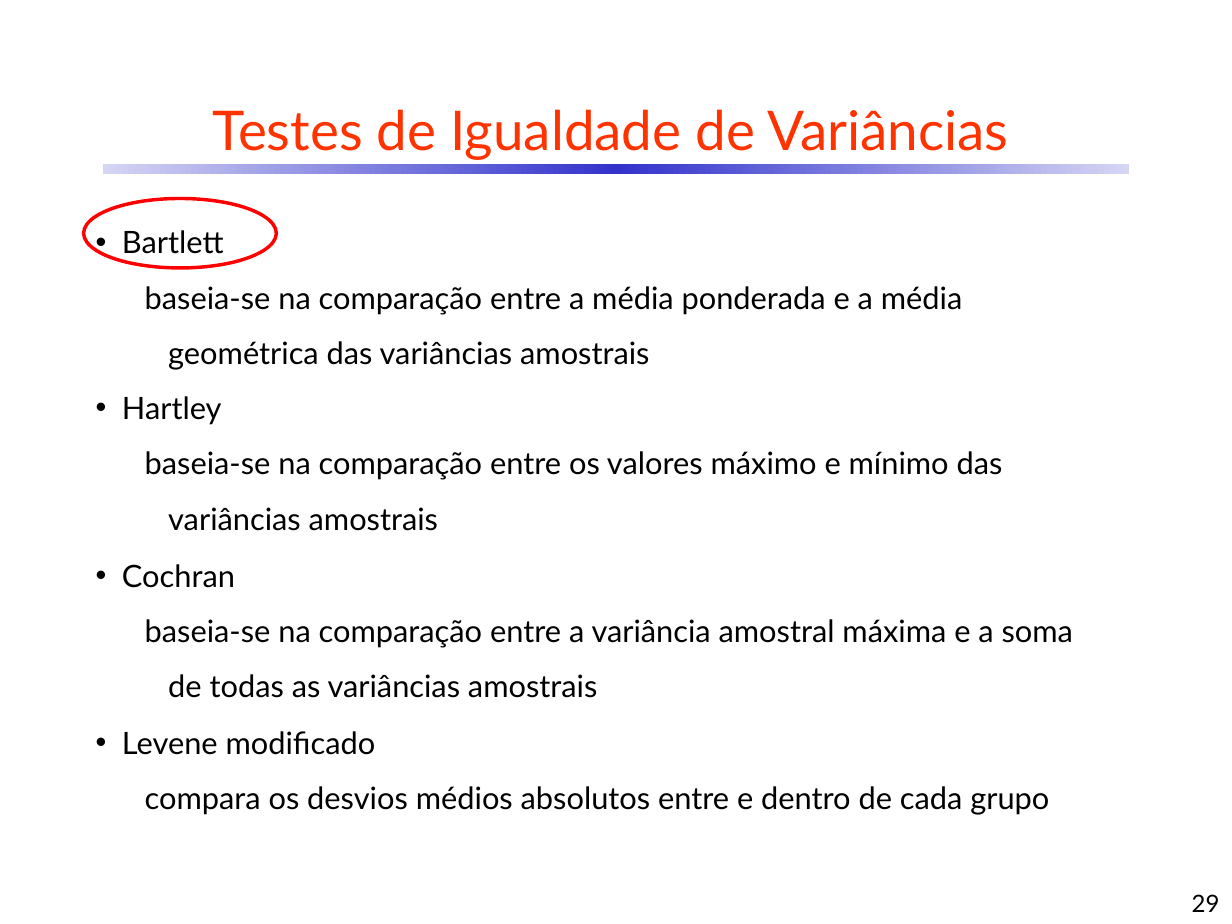
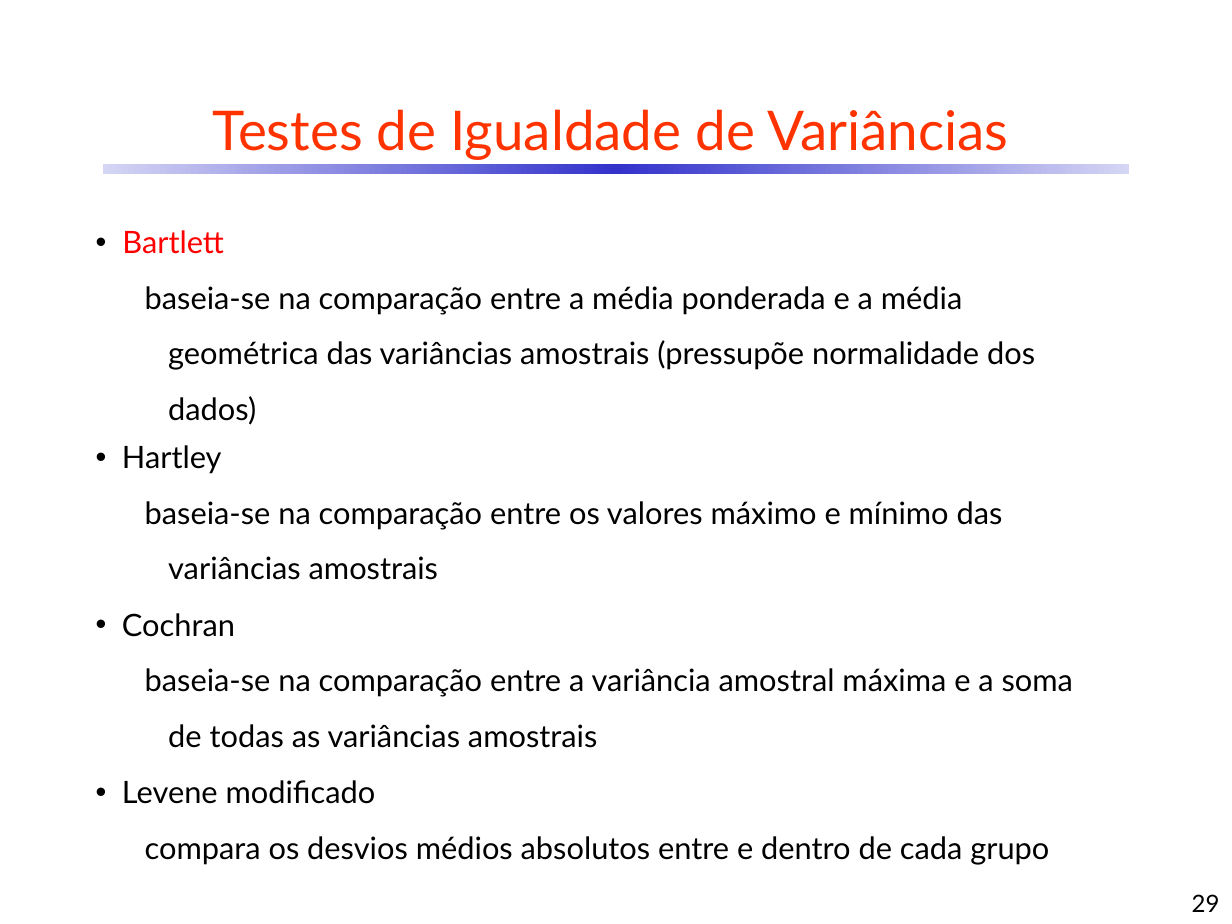
Before and after one commit to CDRenno/Estatistica, a slide deck: slide 29 of ppt/09ANOVA.pptx. Drawn at 1232x924 pixels with LibreOffice and Linux fonts; fonts in the diff are those of the drawing. Boxes give left, top, right and bottom in pixels: in the first picture for what was removed or moved away, otherwise in the second. Text is boxed around its words. In the diff, an @@ line names an element or a change of style, - is before the commit and + after.

```diff
--- a/ppt/09ANOVA.pptx
+++ b/ppt/09ANOVA.pptx
@@ ellipse removed at [84,198,276,267] @@
@@ text added at [122,230,224,254], 18 pt, text #FF0000 @@
+Bartlett
@@ text at [145,286,1035,425]: text changed @@
-baseia-se na comparação entre a média ponderada e a média geométrica das variâncias amostrais
+baseia-se na comparação entre a média ponderada e a média geométrica das variâncias amostrais (pressupõe normalidade dos dados)
@@ 3 texts: place and size @@
-3 texts at [122,396,1073,815]
+3 texts at [122,445,1073,865]
```
Also in this commit, not shown: 14 other slides changed, 4 slides removed, 6 other files.
